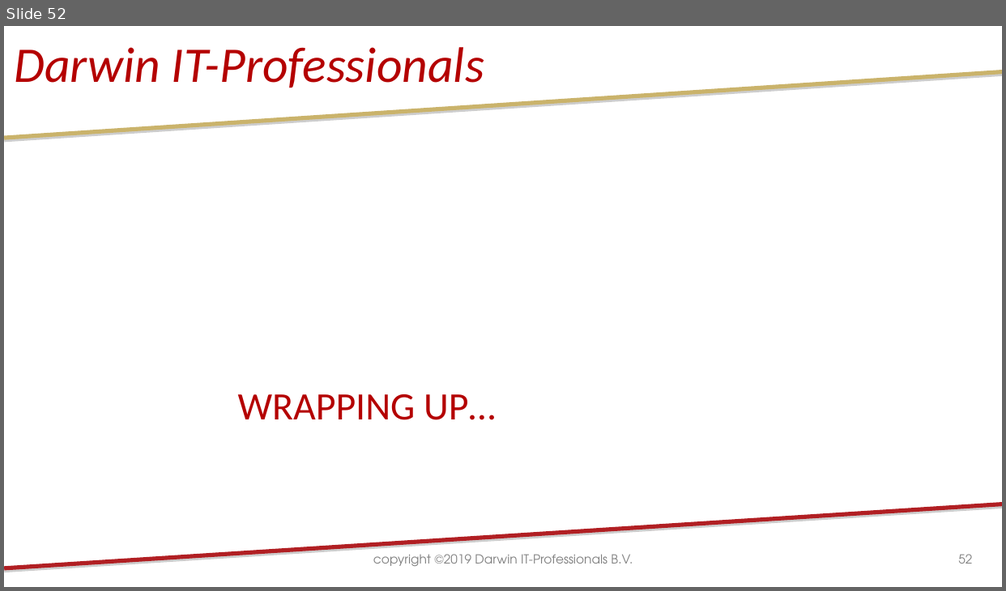
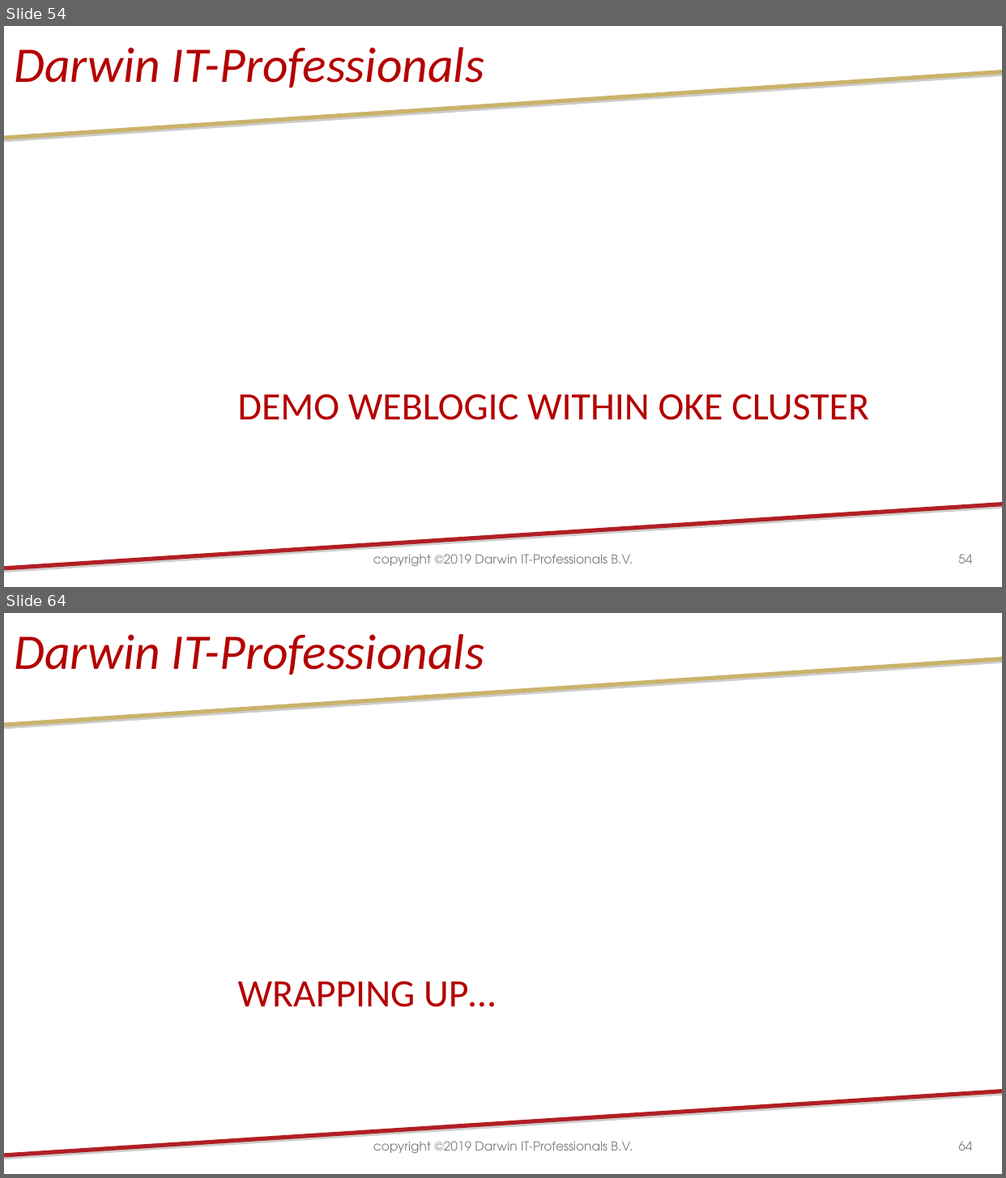
Before and after one commit to darwin-it/weblogic-operator-medrec-admin, a slide deck: doc/ppt/20191003-Kubernetes Managed Weblogic Revival.pptx. Shown one above the other, each under a label of ours: slide 52 before the commit, slides 54 and 64 after it; the slides between them are not shown. The pictures are 1006x591 and 1006x1178 pixels, drawn with LibreOffice and Linux fonts; fonts in the diff are those of the drawing; background and template pictures are left out. Boxes give left, top, right and bottom in pixels: in the first picture for what was removed or moved away, otherwise in the second. Text is boxed around its words. In the diff, an @@ line names an element or a change of style, - is before the commit and + after.

```diff
--- a/doc/ppt/20191003-Kubernetes Managed Weblogic Revival.pptx
+++ b/doc/ppt/20191003-Kubernetes Managed Weblogic Revival.pptx
@@ slide 54 added at (4, 26, 1002, 587), background #FFFFFF; not listed: 3 template elements that a slide beside it also shows @@
@@ title added at (238, 395, 869, 420), 28 pt, text #B40000 @@
+DEMO WEBLOGIC WITHIN OKE CLUSTER
@@ text added at (373, 554, 633, 566), 9 pt, text #808080 @@
+copyright ©2019 Darwin IT-Professionals B.V.
@@ page number added at (958, 554, 972, 564), 9 pt, text #808080 @@
+54
@@ what was slide 52 is now slide 64 @@
@@ page number at (958, 1141, 972, 1151): text changed @@
-52
+64
```
Also in this commit, not shown: 1 slide changed, 11 other slides added.
